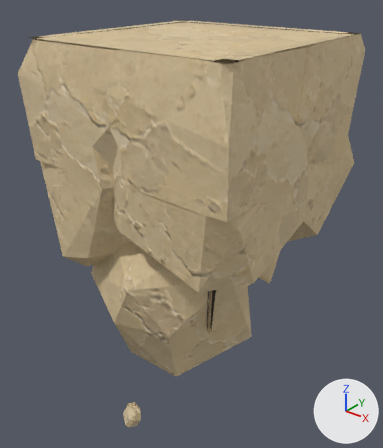
Before and after pictures for a commit that changed the glTF model assets/custom/models/ground_modules/ground_bottom_island_08.glb.
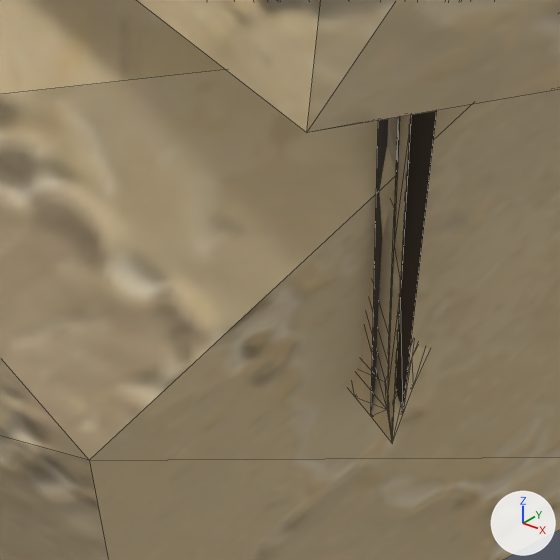
The first picture shows the older version from a 50 mm lens placed at (1.95, -1.36, 1.17), pointed at (0.46, 0.5, 0.02). The close-ups show the older and then the newer version on the part from 41% to 61% of the width and 61% to 78% of the height of that picture. Only the edits that show in the close-ups are written down. Every picture has the same lights, and +X, +Y and +Z are marked at lower right. The close-ups show mesh edges as thin lines.

Names of what the first close-up shows: 'GroundBottomIsland08_Body'.
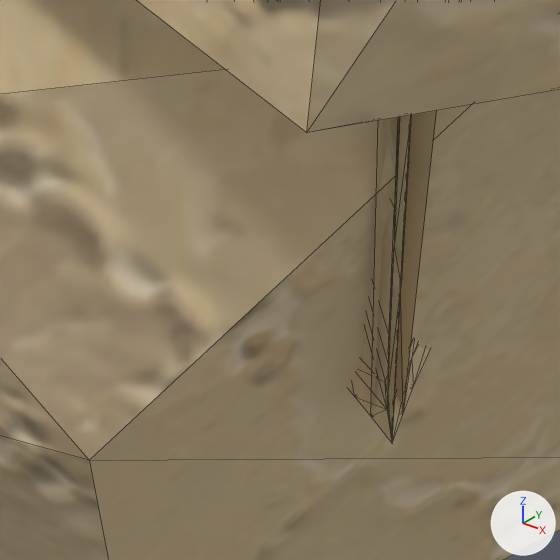
Pixel boxes [x1, y1, x2, y2] of what changed, in the close-ups (560 x 560 px):
'GroundBottomIsland08_Body', recoloured (lighter)
    both: [368, 108, 439, 415]

What the commit changed:
Material 'GroundModuleRecess' (mat_groundmodulerecess) changes colour from brown #453c32 to beige #cdb890; in linear values from (0.06, 0.045, 0.032) to (0.61, 0.48, 0.28).
